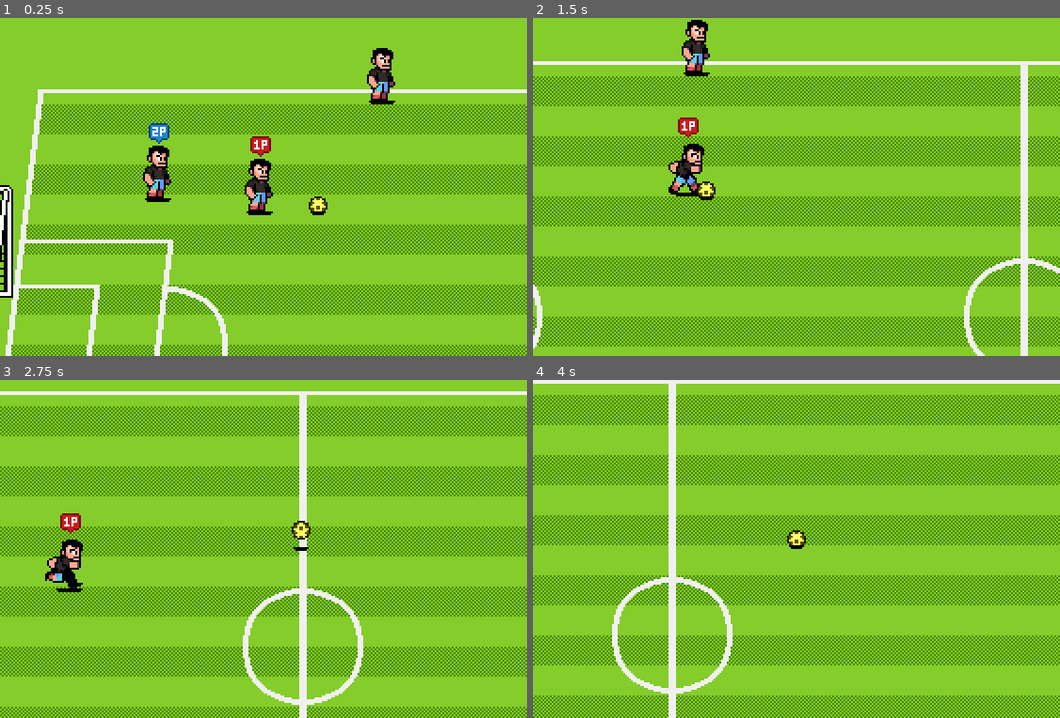
Above: before the commit, frames 1-4 (two rows, left to right).
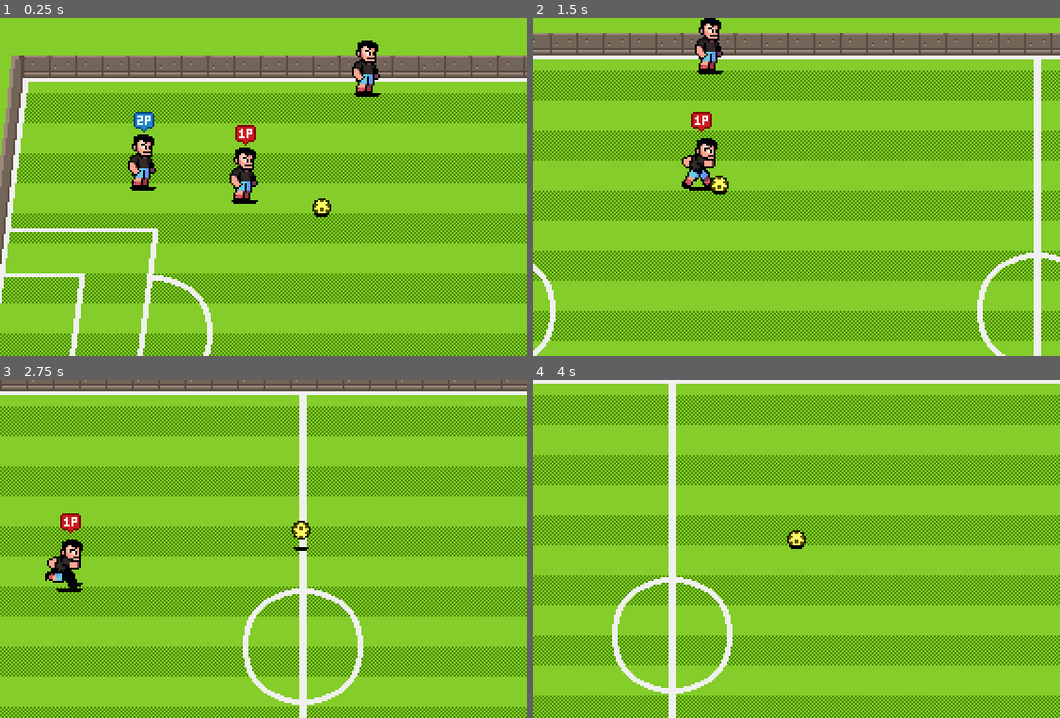
Above: after the commit, the same moments.

Repository: hanmi255/SuperSoccer
Game: Godot game, scene res://scenes/world/world.tscn
Two runs of this game, one before a commit and one after it. Both use one fixed random seed, a clock stepped at 60 frames per second and the inputs below.
Inputs:
- Up to frame 1 (0.25 s): no input
- Up to frame 2 (1.5 s): hold D (p1_right) 0.53-1.28 s; tap K (p1_pass) at 0.6 s; hold S (p1_down) from 1.28 s (still down); tap J (p1_shoot) at 1.35 s
- Up to frame 3 (2.75 s): release S (p1_down) at 2.03 s; hold D (p1_right) from 2.03 s (still down); tap Down (p2_down) at 2.1 s
- Up to frame 4 (4 s): release D (p1_right) at 2.78 s; hold W (p1_up) 2.78-3.53 s; tap Left (p2_left) at 2.85 s; hold A (p1_left) from 3.53 s (still down); tap Keypad 2 (p2_pass) at 3.6 s

The runs differ from the first frame. In frame 1, 31% of the frame differs, in the area x 0-100%, y 6-100%; in frame 2, 22%; in frame 3, 3.3%; in frame 4, nothing differs.

Commit message:
feat(scene): 更新场景配置，添加墙体和碰撞形状
- 在 world.tscn 中新增顶部、底部和侧面墙体的节点及其碰撞形状
- 更新 goal.tscn 中的球门节点，调整碰撞掩码
- 优化场景文件结构，确保墙体和球门的逻辑正确

Diff:
--- a/scenes/goal/goal.tscn
+++ b/scenes/goal/goal.tscn
@@ -14,26 +14,11 @@
 y_sort_enabled = true
 script = ExtResource("1_0ivff")
 
-[node name="TopFrame" type="StaticBody2D" parent="."]
-position = Vector2(7, -67)
-collision_layer = 0
-
-[node name="CollisionShape2D" type="CollisionShape2D" parent="TopFrame"]
-shape = SubResource("RectangleShape2D_0ivff")
-
 [node name="TopFrameSprite" type="Sprite2D" parent="."]
 position = Vector2(0, -65)
 texture = ExtResource("1_r84s2")
 centered = false
 offset = Vector2(-23, -59)
-
-[node name="BottomFrame" type="StaticBody2D" parent="."]
-position = Vector2(-3, -1)
-collision_mask = 0
-
-[node name="CollisionShape2D" type="CollisionShape2D" parent="BottomFrame"]
-position = Vector2(-1, 0)
-shape = SubResource("RectangleShape2D_ruxej")
 
 [node name="BottomFrameSprite" type="Sprite2D" parent="."]
 texture = ExtResource("2_0ivff")
@@ -48,4 +33,19 @@
 [node name="CollisionPolygon2D" type="CollisionPolygon2D" parent="BackNetArea"]
 polygon = PackedVector2Array(-20, -2, -12, -65, -10, -65, -18, -2)
 
+[node name="TopFrame" type="StaticBody2D" parent="."]
+position = Vector2(7, -67)
+collision_mask = 0
+
+[node name="CollisionShape2D" type="CollisionShape2D" parent="TopFrame"]
+shape = SubResource("RectangleShape2D_0ivff")
+
+[node name="BottomFrame" type="StaticBody2D" parent="."]
+position = Vector2(-3, -1)
+collision_mask = 0
+
+[node name="CollisionShape2D" type="CollisionShape2D" parent="BottomFrame"]
+position = Vector2(-1, 0)
+shape = SubResource("RectangleShape2D_ruxej")
+
 [connection signal="body_entered" from="BackNetArea" to="." method="_on_back_net_area_body_entered"]
--- a/scenes/world/world.tscn
+++ b/scenes/world/world.tscn
@@ -7,6 +7,12 @@
 [ext_resource type="PackedScene" uid="uid://cj8rvcvb2ib3n" path="res://scenes/player/player.tscn" id="4_6m72w"]
 [ext_resource type="PackedScene" uid="uid://d3ntu35qjo26p" path="res://scenes/goal/goal.tscn" id="5_bq33v"]
 [ext_resource type="PackedScene" uid="uid://dwovdsgfxg3ol" path="res://scenes/ball/ball.tscn" id="5_v5dby"]
+[ext_resource type="Texture2D" uid="uid://cm0emn2yq7s4k" path="res://assets/sprites/backgrounds/top-wall.png" id="6_j2gmx"]
+[ext_resource type="Texture2D" uid="uid://botjgrr3dmmc7" path="res://assets/sprites/backgrounds/bottom-wall.png" id="7_gb53w"]
+[ext_resource type="Texture2D" uid="uid://ydl6dfljxgc6" path="res://assets/sprites/backgrounds/side-wall.png" id="8_5qq27"]
+
+[sub_resource type="RectangleShape2D" id="RectangleShape2D_dlabj"]
+size = Vector2(802, 7)
 
 [node name="World" type="Node2D"]
 
@@ -49,6 +55,55 @@
 position = Vector2(818, 220)
 scale = Vector2(-1, 1)
 
+[node name="TopWall" type="Sprite2D" parent="ActorsContainer/PitchObjects"]
+position = Vector2(49, 32)
+texture = ExtResource("6_j2gmx")
+centered = false
+
+[node name="StaticBody2D" type="StaticBody2D" parent="ActorsContainer/PitchObjects/TopWall"]
+collision_mask = 0
+
+[node name="CollisionPolygon2D" type="CollisionPolygon2D" parent="ActorsContainer/PitchObjects/TopWall/StaticBody2D"]
+polygon = PackedVector2Array(0, 116, 13, 0, 739, 0, 752, 116, 739, 116, 729, 14, 24, 14, 12, 116)
+
+[node name="BottomWall" type="Sprite2D" parent="ActorsContainer/PitchObjects"]
+position = Vector2(24, 344)
+texture = ExtResource("7_gb53w")
+centered = false
+offset = Vector2(0, -12)
+
+[node name="StaticBody2D" type="StaticBody2D" parent="ActorsContainer/PitchObjects/BottomWall"]
+collision_mask = 0
+
+[node name="CollisionPolygon2D" type="CollisionShape2D" parent="ActorsContainer/PitchObjects/BottomWall/StaticBody2D"]
+position = Vector2(401, -4)
+shape = SubResource("RectangleShape2D_dlabj")
+
+[node name="LeftWall" type="Sprite2D" parent="ActorsContainer/PitchObjects"]
+position = Vector2(24, 221)
+texture = ExtResource("8_5qq27")
+centered = false
+offset = Vector2(0, -14)
+
+[node name="StaticBody2D" type="StaticBody2D" parent="ActorsContainer/PitchObjects/LeftWall"]
+collision_mask = 0
+
+[node name="CollisionPolygon2D" type="CollisionPolygon2D" parent="ActorsContainer/PitchObjects/LeftWall/StaticBody2D"]
+polygon = PackedVector2Array(14, -1, 28, -1, 14, 115, 0, 115)
+
+[node name="RightWall" type="Sprite2D" parent="ActorsContainer/PitchObjects"]
+position = Vector2(826, 221)
+scale = Vector2(-1, 1)
+texture = ExtResource("8_5qq27")
+centered = false
+offset = Vector2(0, -14)
+
+[node name="StaticBody2D" type="StaticBody2D" parent="ActorsContainer/PitchObjects/RightWall"]
+collision_mask = 0
+
+[node name="CollisionPolygon2D" type="CollisionPolygon2D" parent="ActorsContainer/PitchObjects/RightWall/StaticBody2D"]
+polygon = PackedVector2Array(14, -1, 28, -1, 14, 115, 0, 115)
+
 [node name="Players" type="Node2D" parent="ActorsContainer"]
 y_sort_enabled = true
 
@@ -67,4 +122,4 @@
 control_scheme = 0
 
 [node name="Ball" parent="ActorsContainer" instance=ExtResource("5_v5dby")]
-position = Vector2(217, 111)
+position = Vector2(227, 118)
Not shown: 1 places in scenes/world/world.tscn that only renumber resources
